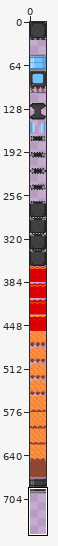
Sprite sheet -- Arena/image/tile.png. Above: a wide view before the commit, with the close-up outlined.
Close-up. Before the edit:
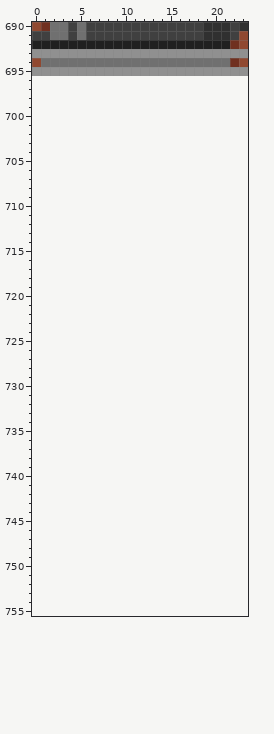
The file is 24x696 pixels. Shown: x 0..23, y 690..755. The old version is drawn lined up with the new one, on the new canvas. The wide view leaves out empty margins.
After:
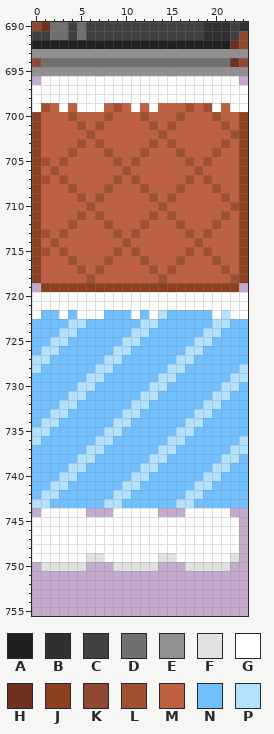
Palette (. is transparent): A #202020  B #303030  C #404040  D #707070  E #909090  F #e1e1e1  G #ffffff  H #703020  J #8c4020  K #904830  L #a05030  M #c06040  N #70c0ff  P #b4e1ff
Difference:
canvas 24x696 -> 24x768
Changed rows in their new state; - is an unchanged pixel.
first column x 0:
696 -GGGGGGGGGGGGGGGGGGGGGG-
697 GGGGGGGGGGGGGGGGGGGGGGGG
698 GGGGGGGGGGGGGGGGGGGGGGGG
699 GLMGMGGGMLMGMGMMMLMLGMGG
700 JMMMLMMMLMMMLMMMLMMMLMMJ
701 JMMMMLMLMMMMMLMLMMMMMLMJ
702 JMMMMMLMMMMMMMLMMMMMMMLJ
703 JMMMMLMLMMMMMLMLMMMMMLMJ
704 JMMMLMMMLMMMLMMMLMMMLMMJ
705 JLMLMMMMMLMLMMMMMLMLMMMJ
706 JMLMMMMMMMLMMMMMMMLMMMMJ
707 JLMLMMMMMLMLMMMMMLMLMMMJ
708 JMMMLMMMLMMMLMMMLMMMLMMJ
709 JMMMMLMLMMMMMLMLMMMMMLMJ
710 JMMMMMLMMMMMMMLMMMMMMMLJ
711 JMMMMLMLMMMMMLMLMMMMMLMJ
712 JMMMLMMMLMMMLMMMLMMMLMMJ
713 JLMLMMMMMLMLMMMMMLMLMMMJ
714 JMLMMMMMMMLMMMMMMMLMMMMJ
715 JLMLMMMMMLMLMMMMMLMLMMMJ
716 JMMMLMMMLMMMLMMMLMMMLMMJ
717 JMMMMLMLMMMMMLMLMMMMMLMJ
718 JMMMMMLMMMMMMMLMMMMMMMLJ
719 -JJJJJJJJJJJJJJJJJJJJJJ-
720 GGGGGGGGGGGGGGGGGGGGGGGG
721 GGGGGGGGGGGGGGGGGGGGGGGG
722 GNNGNGGGNNNGNGPNNNNNGPGG
723 NNNNPPNNNNNNPPNNNNNNPPNN
724 NNNPPNNNNNNPPNNNNNNPPNNN
725 NNPPNNNNNNPPNNNNNNPPNNNN
726 NPPNNNNNNPPNNNNNNPPNNNNN
727 PPNNNNNNPPNNNNNNPPNNNNNN
728 PNNNNNNPPNNNNNNPPNNNNNNP
729 NNNNNNPPNNNNNNPPNNNNNNPP
730 NNNNNPPNNNNNNPPNNNNNNPPN
731 NNNNPPNNNNNNPPNNNNNNPPNN
732 NNNPPNNNNNNPPNNNNNNPPNNN
733 NNPPNNNNNNPPNNNNNNPPNNNN
734 NPPNNNNNNPPNNNNNNPPNNNNN
735 PPNNNNNNPPNNNNNNPPNNNNNN
736 PNNNNNNPPNNNNNNPPNNNNNNP
737 NNNNNNPPNNNNNNPPNNNNNNPP
738 NNNNNPPNNNNNNPPNNNNNNPPN
739 NNNNPPNNNNNNPPNNNNNNPPNN
740 NNNPPNNNNNNPPNNNNNNPPNNN
741 NNPPNNNNNNPPNNNNNNPPNNNN
742 NPPNNNNNNPPNNNNNNPPNNNNN
743 PPNNNNNNPPNNNNNNPPNNNNNN
744 -GGGGG---GGGGG---GGGGG--
745 GGGGGGGGGGGGGGGGGGGGGGG-
746 GGGGGGGGGGGGGGGGGGGGGGG-
747 GGGGGGGGGGGGGGGGGGGGGGG-
748 GGGGGGGGGGGGGGGGGGGGGGG-
749 GGGGGGFFGGGGGGFFGGGGGGF-
750 -FFFFF---FFFFF---FFFFF--
Pixel boxes of the changes (left, top, right, bottom) in both close-ups:
added: (32, 76, 248, 571)
